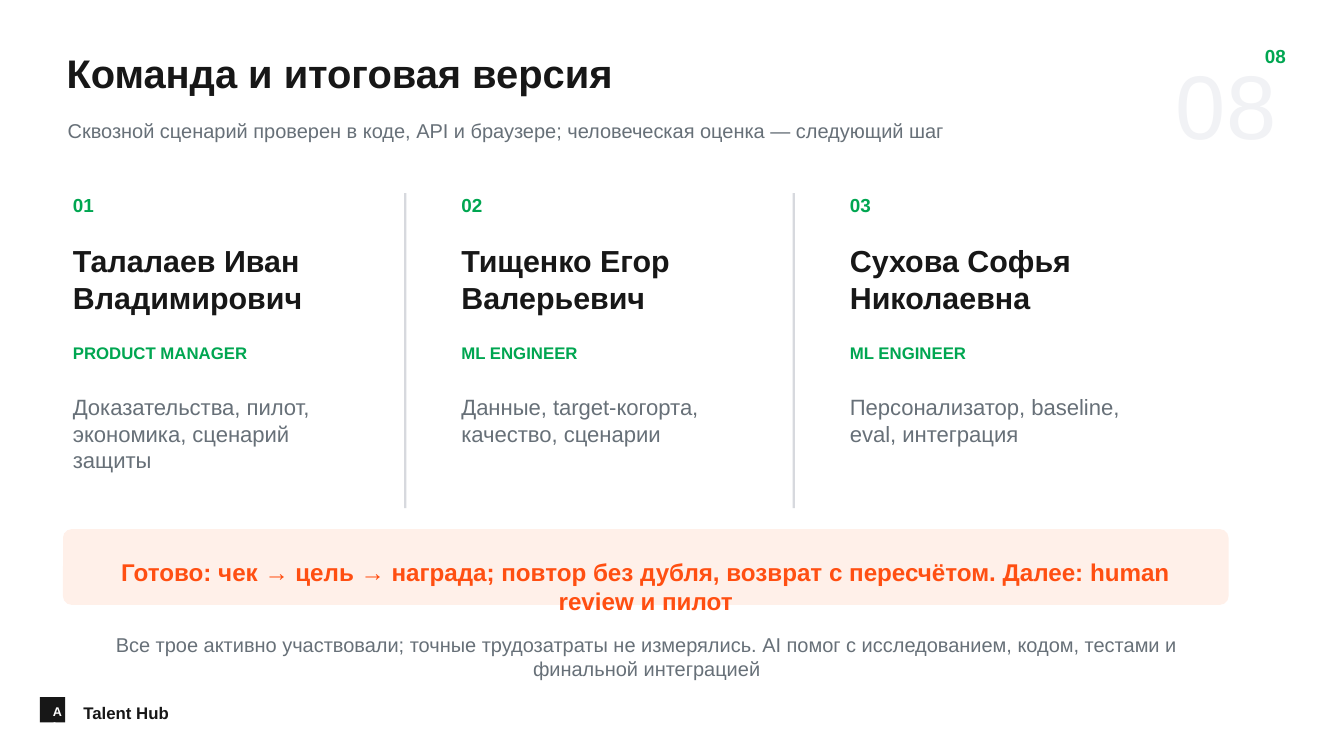
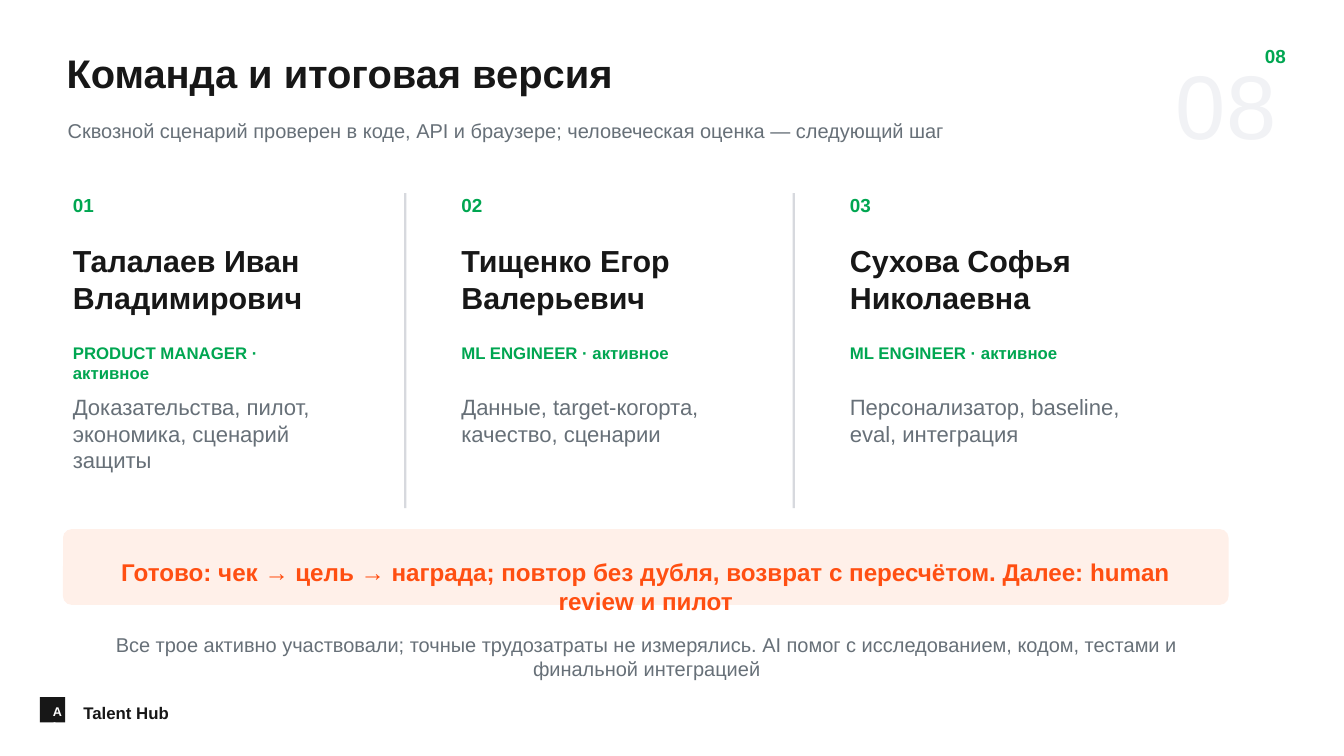
Before and after one commit to sphsv/itmo-hackathon-x5, a slide deck: slide 9 of output/presentation/PRESENTATION_FINAL.pptx. Drawn at 1344x756 pixels with LibreOffice and Linux fonts; fonts in the diff are those of the drawing. Boxes give left, top, right and bottom in pixels: in the first picture for what was removed or moved away, otherwise in the second. Text is boxed around its words. In the diff, an @@ line names an element or a change of style, - is before the commit and + after.

```diff
--- a/output/presentation/PRESENTATION_FINAL.pptx
+++ b/output/presentation/PRESENTATION_FINAL.pptx
@@ text at (x1=73, y1=347, x2=247, y2=379): text changed @@
-PRODUCT MANAGER
+PRODUCT MANAGER · активное
@@ text at (x1=461, y1=347, x2=668, y2=359): text changed @@
-ML ENGINEER
+ML ENGINEER · активное
@@ text at (x1=850, y1=347, x2=1057, y2=359): text changed @@
-ML ENGINEER
+ML ENGINEER · активное
```
Also in this commit, not shown: 24 other files.
